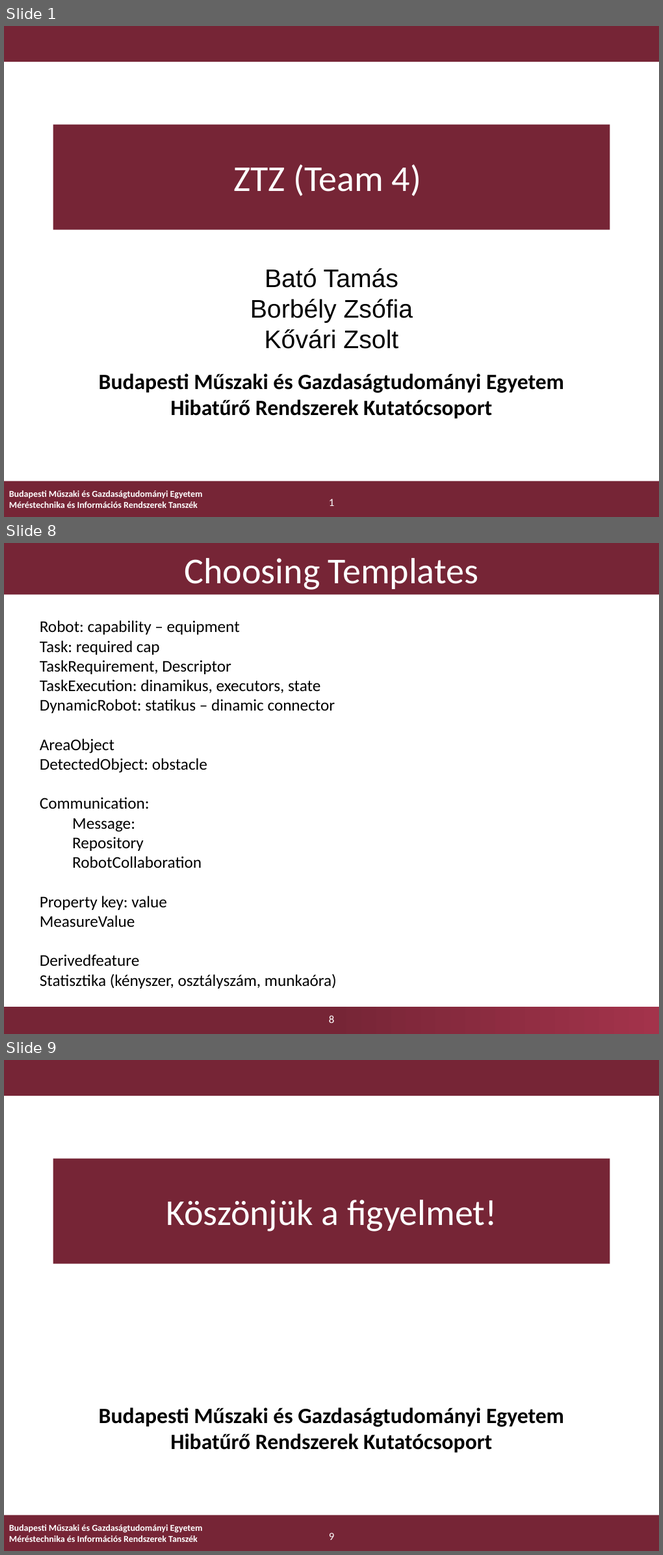
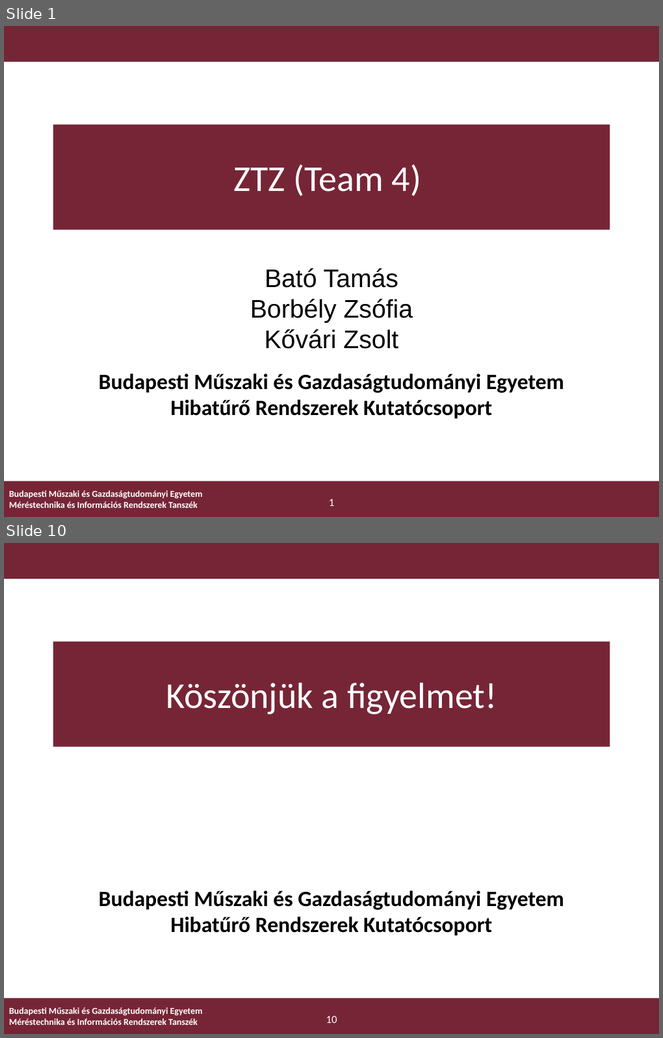
Before and after one commit to FTSRG-MDSD/MDSD-2016-ztz, a slide deck: doc/prezi/ztz-presentation.pptx. Shown one above the other, each under a label of ours: slides 1, 8 and 9 before the commit, slides 1 and 10 after it; the slides between them are not shown. The pictures are 663x1555 and 663x1038 pixels, drawn with LibreOffice and Linux fonts; fonts in the diff are those of the drawing; background and template pictures are left out. Boxes give left, top, right and bottom in pixels: in the first picture for what was removed or moved away, otherwise in the second. Text is boxed around its words. In the diff, an @@ line names an element or a change of style, - is before the commit and + after.

```diff
--- a/doc/prezi/ztz-presentation.pptx
+++ b/doc/prezi/ztz-presentation.pptx
@@ slide 8 removed at (4, 543, 659, 1034), background #FFFFFF; not listed: 1 template element that a slide beside it also shows @@
@@ title removed at (4, 543, 659, 595) @@
-Choosing Templates
@@ text removed at (40, 620, 337, 989) @@
-Robot: capability – equipment
-Task: required cap
-TaskRequirement, Descriptor
-TaskExecution: dinamikus, executors, state
-DynamicRobot: statikus – dinamic connector
-AreaObject
-DetectedObject: obstacle
-Communication:
-Message:
-Repository
-RobotCollaboration
-Property key: value
-MeasureValue
-Derivedfeature
-Statisztika (kényszer, osztályszám, munkaóra)
@@ page number removed at (329, 1016, 334, 1023) @@
-8
@@ what was slide 9 is now slide 10 @@
@@ page number at (326, 1016, 337, 1023): text changed @@
-9
+10
```
Also in this commit, not shown: 5 slides changed, 3 slides added, 1 other slide removed.
